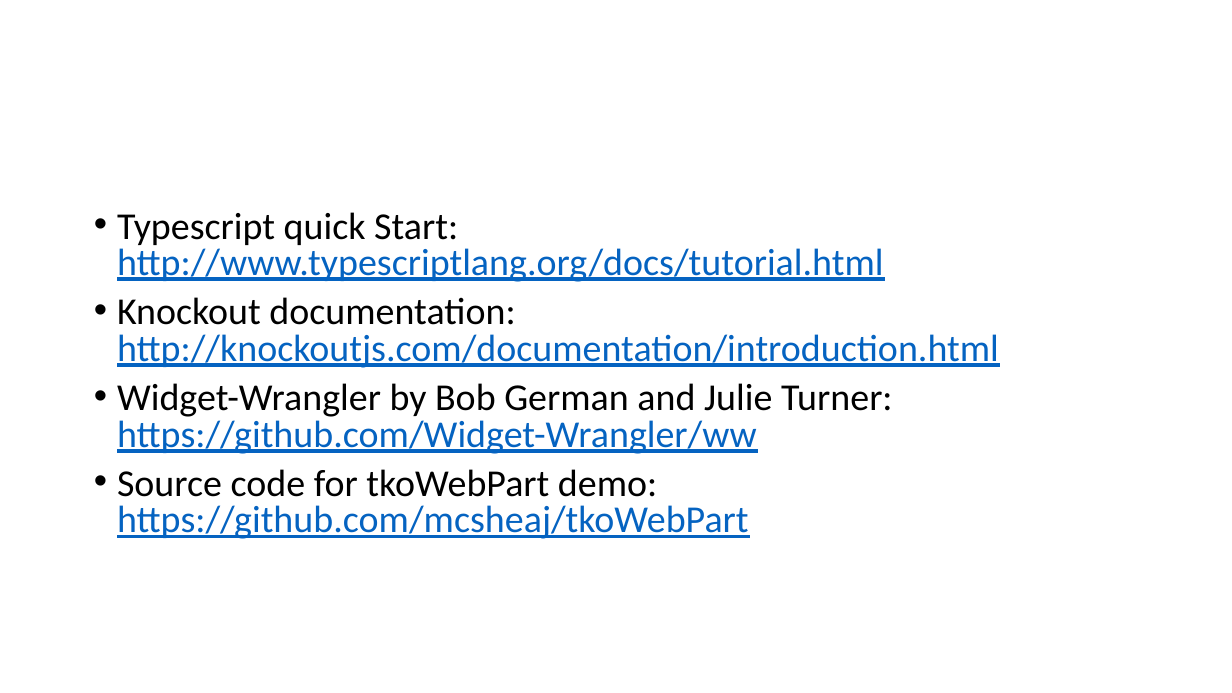
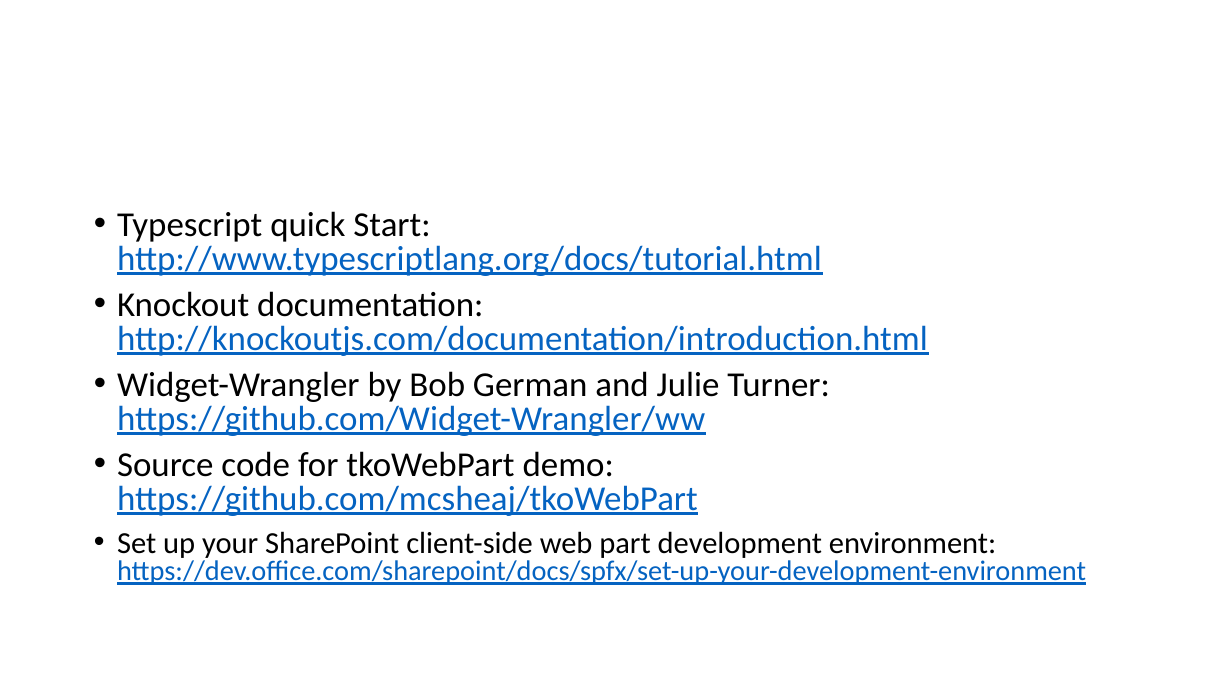
Before and after one commit to mcsheaj/TKOWebParts, a slide deck: slide 30 of TKOSharePoint_SPSHOU.pptx (slide 29 before the commit). Drawn at 1232x693 pixels with LibreOffice and Linux fonts; fonts in the diff are those of the drawing; background and template pictures are left out. Boxes give left, top, right and bottom in pixels: in the first picture for what was removed or moved away, otherwise in the second. Text is boxed around its words. In the diff, an @@ line names an element or a change of style, - is before the commit and + after.

```diff
--- a/TKOSharePoint_SPSHOU.pptx
+++ b/TKOSharePoint_SPSHOU.pptx
@@ text at <box>117,211,928,516</box>: size 29.6 to 27.2 pt in "Typescript quick Start: http://www.typescriptlang.org/docs/t ...", "Knockout documentation: http://knockoutjs.com/documentation/ ...", "Widget-Wrangler by Bob German and Julie Turner: ...", "Source code for tkoWebPart demo: https://github.com/mcsheaj/ ..." @@
@@ text at <box>117,531,1086,585</box>: paragraph added @@
+• Set up your SharePoint client-side web part development environment: https://dev.office.com/sharepoint/docs/spfx/set-up-your-development-environment
```
Also in this commit, not shown: 3 other slides changed, 2 slides added.
